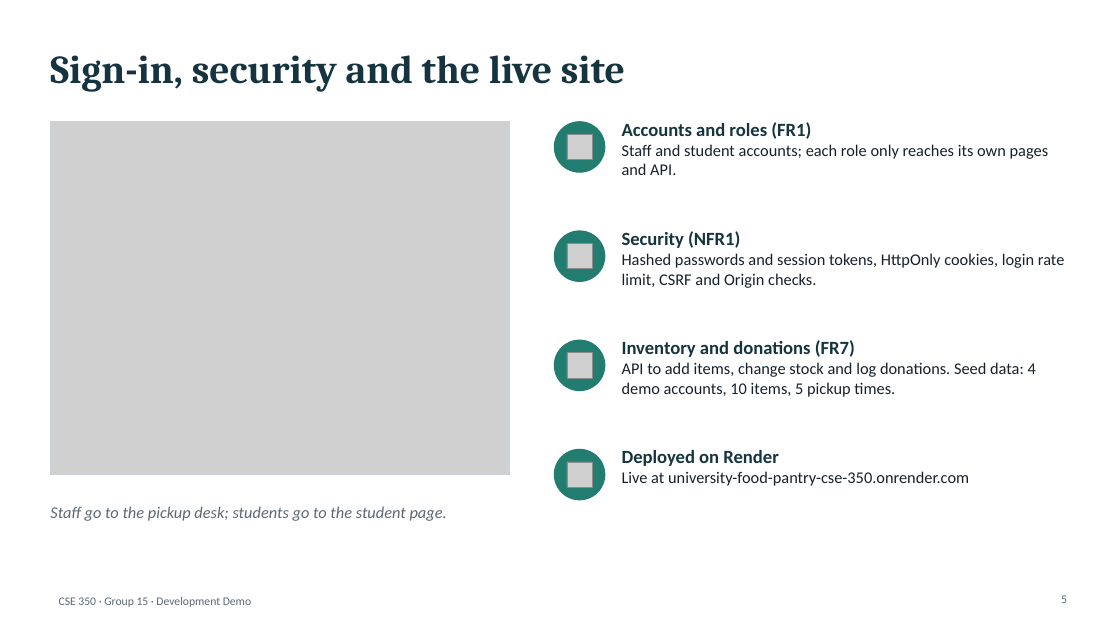
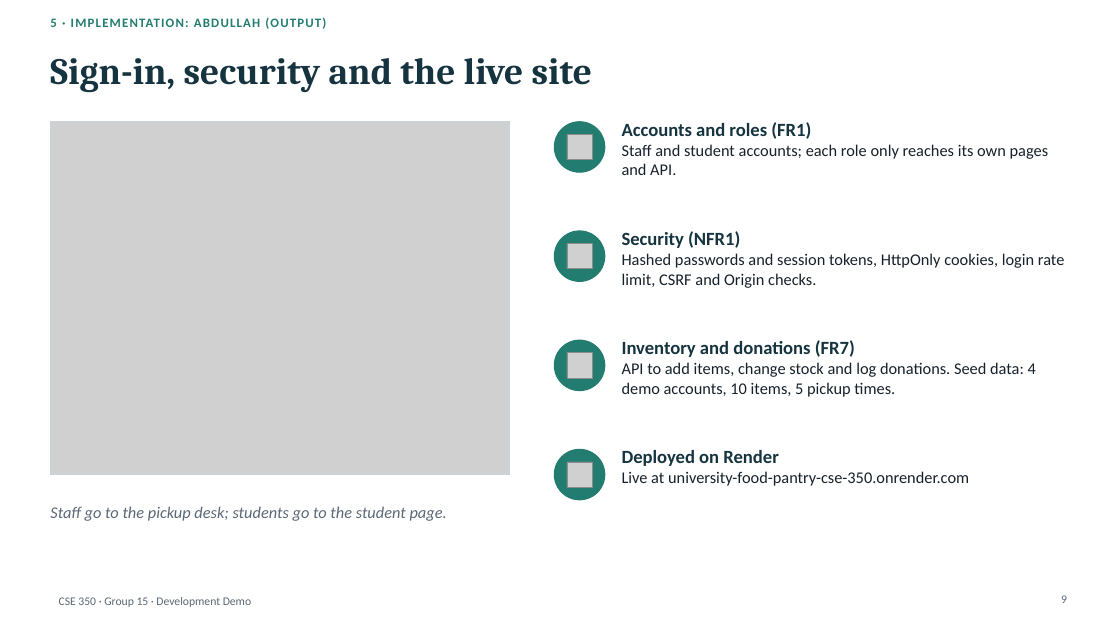
Before and after one commit to a0merr/University-Food-Pantry-CSE-350-, a slide deck: slide 9 of docs/presentation/CSE350_Demo_Deck_DRAFT.pptx (slide 5 before the commit). Drawn at 1120x630 pixels with LibreOffice and Linux fonts; fonts in the diff are those of the drawing; grey boxes stand for pictures. Boxes give left, top, right and bottom in pixels: in the first picture for what was removed or moved away, otherwise in the second. Text is boxed around its words. In the diff, an @@ line names an element or a change of style, - is before the commit and + after.

```diff
--- a/docs/presentation/CSE350_Demo_Deck_DRAFT.pptx
+++ b/docs/presentation/CSE350_Demo_Deck_DRAFT.pptx
@@ text added at (x1=50, y1=17, x2=326, y2=29), 11 pt, text #237C70, bold @@
+5 · IMPLEMENTATION: ABDULLAH (OUTPUT)
@@ title "Sign-in, security and the live ..." at (x1=50, y1=58, x2=592, y2=93): size 34 to 32 pt @@
```
Also in this commit, not shown: 11 other slides changed, 13 slides added, 1 slide removed, 5 other files.
